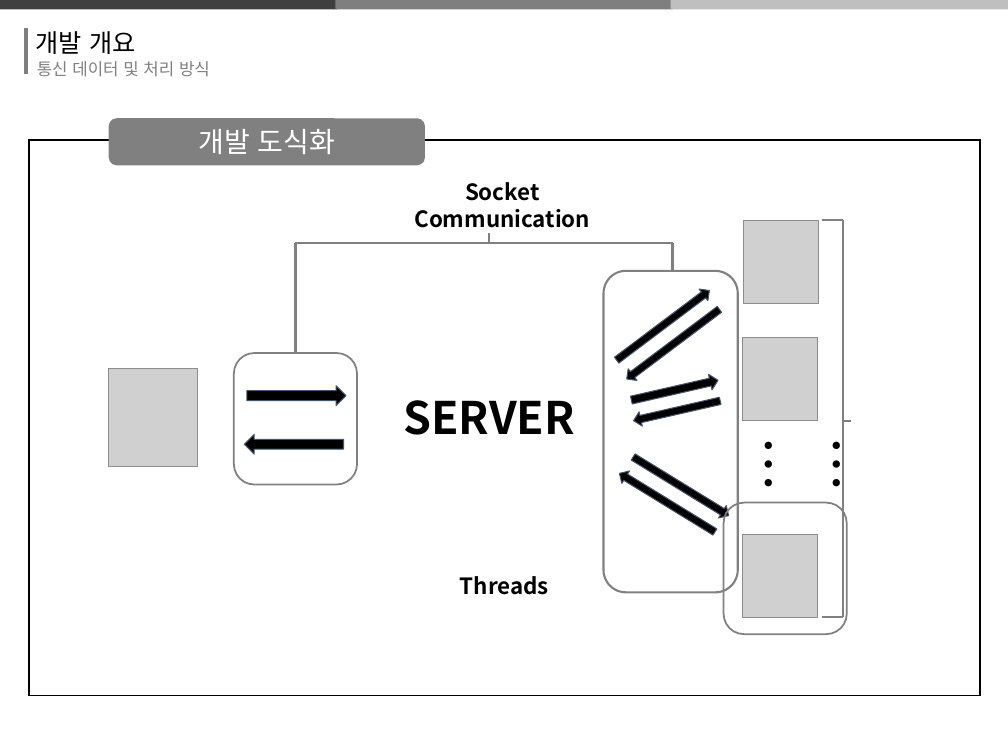
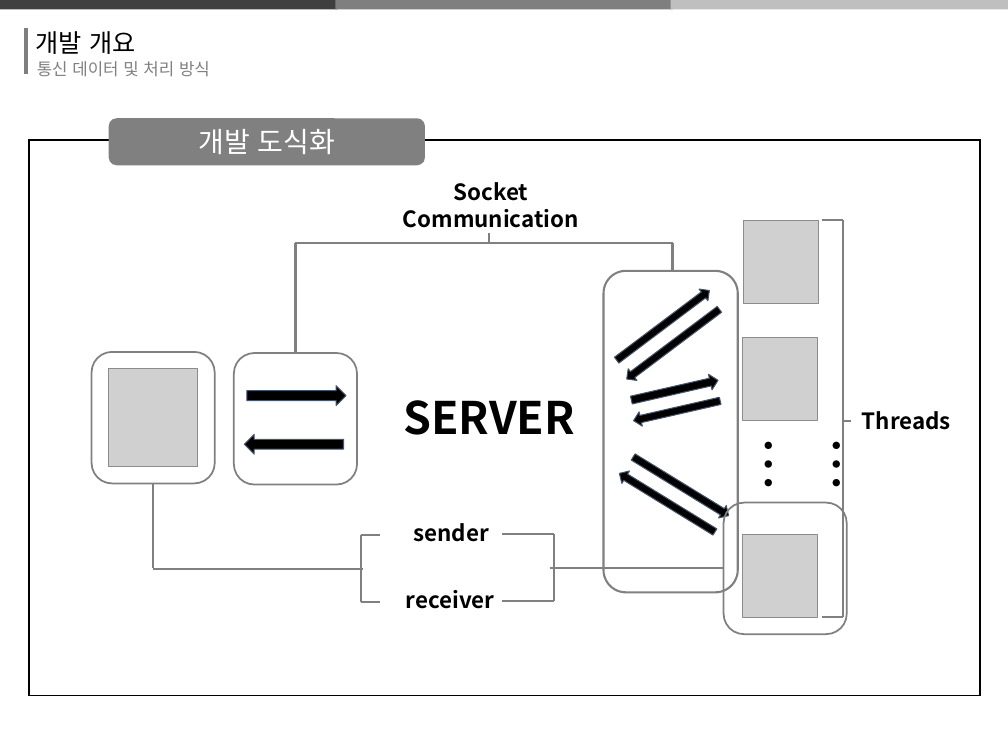
Before and after one commit to thrk941106/2018system_programming, a slide deck: slide 17 of 시프ppt 제작중.pptx. Drawn at 1008x756 pixels with LibreOffice and Linux fonts; fonts in the diff are those of the drawing; grey boxes stand for pictures. Boxes give left, top, right and bottom in pixels: in the first picture for what was removed or moved away, otherwise in the second. Text is boxed around its words. In the diff, an @@ line names an element or a change of style, - is before the commit and + after.

```diff
--- a/시프ppt 제작중.pptx
+++ b/시프ppt 제작중.pptx
@@ text "Socket Communication": place and size @@
-text "Socket Communication" at (414, 182, 590, 228)
+text "Socket Communication" at (403, 182, 579, 228)
@@ rounded rectangle added at (92, 352, 215, 484), outline #808080 1.25 pt @@
@@ text "Threads": place and size @@
-text "Threads" at (460, 576, 549, 595)
+text "Threads" at (862, 411, 951, 430)
@@ line added from (153, 484) to (153, 569), #808080 1.5 pt @@
@@ text added at (413, 523, 488, 542), 16 pt, text #000000, bold @@
+sender
@@ group added at (502, 534, 724, 601): 4 lines @@
@@ group added at (153, 535, 380, 602): 4 lines @@
@@ text added at (406, 590, 495, 609), 16 pt, text #000000, bold @@
+receiver
```
Also in this commit, not shown: 5 other slides changed.
